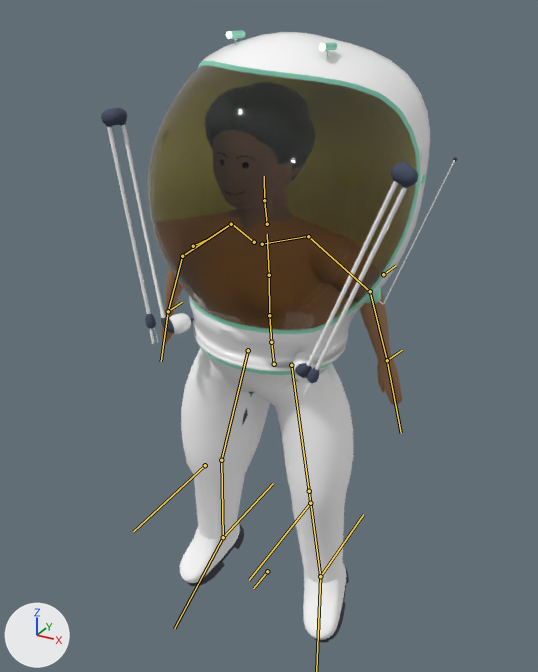
What one commit did to the glTF model Assets/Spacesuit/Spacesuit.glb.
The view is the same before and after, from a 50 mm camera at (1.101, -1.991, 1.991) aimed at (-0.006, 0.021, 0.985). Arrows for +X, +Y and +Z are at lower left; the lights stay in place. Both versions are drawn at frame 11 of the action 'Flail-loop'; the numbers are the values there. The bones that bend it are drawn over the model as lines.

Names of what the first picture shows: 'Canopy', 'FemaleBody-LOD0', 'MaleBody-LOD0', 'Robotic_Arms', 'Spacesuit_Capsule', 'Spacesuit_Legs'.
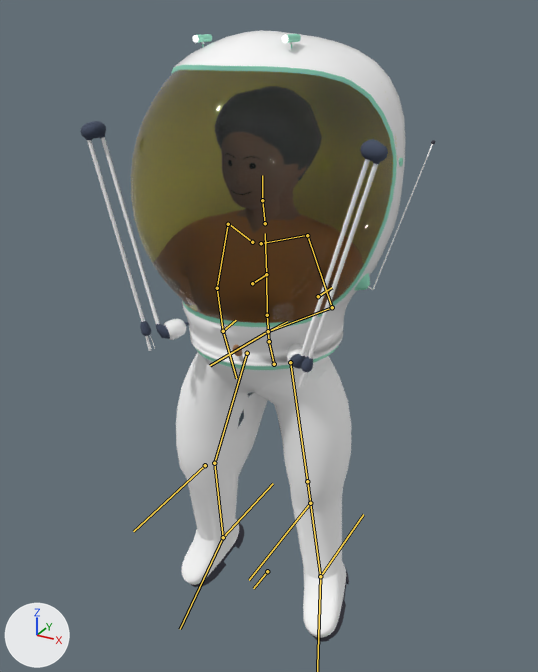
Boxes [x1, y1, x2, y2] around the edits, measured in the pictures (538 x 672 px):
'Canopy', posed
    before: [148, 65, 417, 330]
    after: [131, 70, 393, 323]
'Spacesuit_Legs', posed
    before: [180, 344, 353, 642]
    after: [176, 346, 351, 642]
'Spacesuit_Capsule', posed
    before: [189, 30, 457, 371]
    after: [171, 30, 435, 366]
'Robotic_Arms', posed (8% shorter)
    before: [101, 108, 418, 396]
    after: [81, 121, 388, 387]
'MaleBody-LOD0', posed
    before: [161, 269, 402, 442]
    after: [233, 298, 338, 431]
'FemaleBody-LOD0', posed (not visible afterwards)
    before: [167, 285, 380, 386]
bone 'spine', root to tip
    before: (274, 364) to (271, 342)
    after: (274, 364) to (269, 342)
bone 'spine.001', root to tip
    before: (271, 342) to (269, 315)
    after: (269, 341) to (267, 315)
bone 'upper_arm.L', root to tip
    before: (308, 236) to (370, 291)
    after: (307, 235) to (332, 307)
bone 'forearm.L', root to tip
    before: (370, 291) to (387, 360)
    after: (332, 307) to (268, 331)
bone 'upper_arm.R', root to tip
    before: (231, 224) to (182, 256)
    after: (228, 224) to (217, 288)
bone 'forearm.R', root to tip
    before: (182, 256) to (168, 311)
    after: (217, 288) to (223, 331)
bone 'thigh.L', root to tip
    before: (291, 365) to (309, 491)
    after: (290, 362) to (307, 481)
bone 'shin.L', root to tip
    before: (309, 491) to (320, 576)
    after: (307, 481) to (320, 576)
bone 'thigh.R', root to tip
    before: (248, 350) to (221, 460)
    after: (247, 353) to (214, 463)
bone 'shin.R', root to tip
    before: (221, 460) to (223, 537)
    after: (214, 463) to (223, 537)

The change, as a list of edits to the scene's bpy script:
```text
Change bone_spine:
    where bone_spine = bpy.data.objects['Female_Player'].pose.bones['spine']  # child of 'Root'
    bone_spine.rotation_quaternion: (0.999, 0.0, -0.017, -0.04) -> (1.0, 0.0, -0.001, 0.009)  # degrees (0, -2, -5) -> degrees (0, 0, 1)
Change bone_spine_001:
    where bone_spine_001 = bpy.data.objects['Female_Player'].pose.bones['spine.001']  # child of 'spine'
    bone_spine_001.rotation_quaternion: (0.998, 0.001, -0.017, 0.052) -> (1.0, 0.0, -0.001, -0.008)  # degrees (0, -2, 6) -> degrees (0, 0, -1)
Change bone_upper_arm_l:
    where bone_upper_arm_l = bpy.data.objects['Female_Player'].pose.bones['upper_arm.L']  # child of 'shoulder.L'
    bone_upper_arm_l.rotation_quaternion: (0.948, 0.045, 0.308, -0.064) -> (0.92, 0.036, -0.081, -0.383)  # degrees (3, 36, -7) -> degrees (7, -7, -46)
Change bone_forearm_l:
    where bone_forearm_l = bpy.data.objects['Female_Player'].pose.bones['forearm.L']  # child of 'upper_arm.L'
    bone_forearm_l.rotation_quaternion: (0.976, 0.181, 0.0, -0.123) -> (0.735, 0.561, 0.0, -0.381)  # degrees (21, 3, -14) -> degrees (66, 25, -38)
Change bone_upper_arm_r:
    where bone_upper_arm_r = bpy.data.objects['Female_Player'].pose.bones['upper_arm.R']  # child of 'shoulder.R'
    bone_upper_arm_r.rotation_quaternion: (0.947, 0.078, -0.312, 0.007) -> (0.92, 0.076, 0.059, 0.379)  # degrees (10, -36, -2) -> degrees (11, 3, 45)
Change bone_forearm_r:
    where bone_forearm_r = bpy.data.objects['Female_Player'].pose.bones['forearm.R']  # child of 'upper_arm.R'
    bone_forearm_r.rotation_quaternion: (0.978, 0.173, 0.0, 0.118) -> (0.79, 0.507, 0.0, 0.344)  # degrees (20, -2, 13) -> degrees (59, -20, 36)
Change bone_thigh_l:
    where bone_thigh_l = bpy.data.objects['Female_Player'].pose.bones['thigh.L']  # child of 'spine'
    bone_thigh_l.rotation_quaternion: (0.955, -0.067, -0.25, -0.148) -> (0.96, 0.007, -0.266, -0.083)  # degrees (-4, -30, -17) -> degrees (4, -31, -11)
Change bone_shin_l:
    where bone_shin_l = bpy.data.objects['Female_Player'].pose.bones['shin.L']  # child of 'thigh.L'
    bone_shin_l.rotation_quaternion: (0.997, 0.073, 0.0, 0.0) -> (0.998, -0.063, 0.0, 0.0)  # degrees (8, 0, 0) -> degrees (-7, 0, 0)
Change bone_thigh_r:
    where bone_thigh_r = bpy.data.objects['Female_Player'].pose.bones['thigh.R']  # child of 'spine'
    bone_thigh_r.rotation_quaternion: (0.974, -0.033, 0.217, 0.047) -> (0.971, -0.075, 0.203, 0.102)  # degrees (-3, 25, 5) -> degrees (-7, 24, 11)
Change bone_shin_r:
    where bone_shin_r = bpy.data.objects['Female_Player'].pose.bones['shin.R']  # child of 'thigh.R'
    bone_shin_r.rotation_quaternion: (0.998, 0.057, 0.0, 0.0) -> (0.992, 0.125, 0.0, 0.0)  # degrees (6, 0, 0) -> degrees (14, 0, 0)
```
